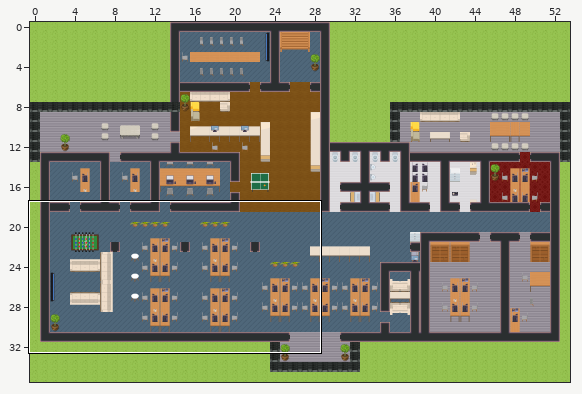
Tiled map (JSON): elunic-office.tmj. Above: a wide view before the commit, with the close-up outlined.
Close-up. Earlier state:
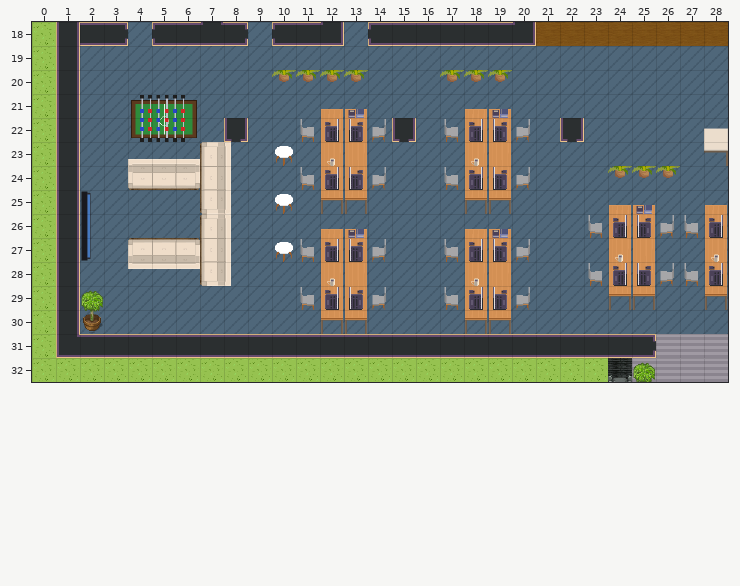
Cells are 32x32 px. Shown: x 0..28, y 18..32. The commit also changed other parts of the map, which this record leaves out.
And afterwards:
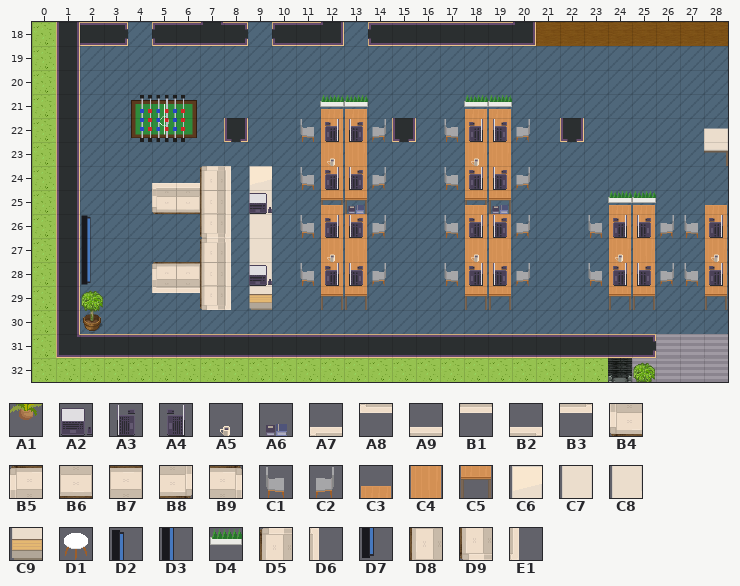
Key: from "WA_Decoration": A1 70; from "WA_Miscellaneous": A2 23, A3 24, A4 25, A5 59 flipped left-right, A6 74; from "WA_Seats": A7 0, A8 0 flipped up-down, A9 1, B1 1 flipped up-down, B2 2, B3 2 flipped up-down, B4 13, B5 13 flipped up-down, B6 14, B7 14 flipped up-down, B8 15, B9 15 flipped up-down, C1 119, C2 120; from "WA_Tables": C3 2, C4 12, C5 22, C6 70, C7 80, C8 100, C9 110, D1 130; from "elunic_custom": D2 5, D3 13, D4 15, D5 16, D6 17, D7 21, D8 24, D9 32, E1 33.
__ is an empty cell, .. an unchanged one.
The edit:
--- layer "furniture/furniture1"
@@ x 10..19 @@
-20 A1 A1 A1 A1 .. .. .. A1 A1 A1
+20 __ __ __ __ .. .. .. __ __ __
@@ x 2..26 @@
-23 .. .. A7 A9 B2 D5 D6 .. D1 .. .. .. .. .. .. .. .. .. .. .. .. .. .. .. ..
-24 .. .. B4 B6 B8 D8 .. __ .. .. .. .. .. .. .. .. .. .. .. .. .. .. A1 A1 A1
-25 D2 .. .. __ __ D9 .. __ D1 .. .. .. .. .. .. .. .. .. .. .. .. .. .. .. ..
-26 D3 .. .. .. .. D5 D6 __ .. .. .. .. .. .. .. .. .. .. .. .. .. .. .. .. ..
-27 D7 .. B5 B7 B9 D8 .. __ D1 .. .. .. .. .. .. .. .. .. .. .. .. .. .. .. ..
-28 __ .. A8 B1 B3 D9 .. __ .. .. .. .. .. .. .. .. .. .. .. .. .. .. .. .. ..
-29 .. .. .. __ __ __ __ __ .. .. .. .. .. .. .. .. .. .. .. .. .. .. .. .. ..
+23 .. .. __ __ __ __ __ .. __ .. .. .. .. .. .. .. .. .. .. .. .. .. .. .. ..
+24 .. .. __ A7 A9 D5 .. C6 .. .. .. .. .. .. .. .. .. .. .. .. .. .. __ __ __
+25 __ .. .. B4 B6 D8 .. C7 __ .. .. .. .. .. .. .. .. .. .. .. .. .. .. .. ..
+26 D2 .. .. .. .. D9 E1 C7 .. .. .. .. .. .. .. .. .. .. .. .. .. .. .. .. ..
+27 D3 .. __ __ __ D5 .. C7 __ .. .. .. .. .. .. .. .. .. .. .. .. .. .. .. ..
+28 D7 .. __ B5 B7 D8 .. C8 .. .. .. .. .. .. .. .. .. .. .. .. .. .. .. .. ..
+29 .. .. .. A8 B1 D9 E1 C9 .. .. .. .. .. .. .. .. .. .. .. .. .. .. .. .. ..
--- layer "furniture/furniture2"
@@ x 9..20 @@
-25 __ .. .. .. .. .. .. .. .. .. .. ..
-26 .. .. __ __ __ __ .. .. __ __ __ __
-27 .. .. C1 .. .. C2 .. .. C1 .. .. C2
-28 __ .. __ .. .. __ .. .. __ .. .. __
-29 .. .. C1 C4 C4 C2 .. .. C1 C4 C4 C2
-30 .. .. .. C5 C5 .. .. .. .. C5 C5 ..
+25 A2 .. .. .. .. .. .. .. .. .. .. ..
+26 .. .. C1 C4 C4 C2 .. .. C1 C4 C4 C2
+27 .. .. __ .. .. __ .. .. __ .. .. __
+28 A2 .. C1 .. .. C2 .. .. C1 .. .. C2
+29 .. .. __ C5 C5 __ .. .. __ C5 C5 __
+30 .. .. .. __ __ .. .. .. .. __ __ ..
--- layer "furniture/furniture3"
@@ x 12..19 @@
-25 __ __ .. .. .. .. __ __
-26 __ __ .. .. .. .. __ __
-27 A4 A3 .. .. .. .. A4 A3
-28 A5 __ .. .. .. .. A5 __
-29 A4 A3 .. .. .. .. A4 A3
+25 C3 A6 .. .. .. .. C3 A6
+26 A4 A3 .. .. .. .. A4 A3
+27 A5 __ .. .. .. .. A5 __
+28 A4 A3 .. .. .. .. A4 A3
+29 __ __ .. .. .. .. __ __
--- layer "above/above1"
@@ x 12..19 @@
-26 C3 C3 .. .. .. .. C3 C3
+26 __ __ .. .. .. .. __ __
--- layer "above/above2"
@@ x 12..19 @@
-21 __ A6 .. .. .. .. __ A6
+21 D4 D4 .. .. .. .. D4 D4
@@ x 13..25 @@
-25 .. .. .. .. .. .. .. .. .. .. .. __ A6
-26 A6 .. .. .. .. .. A6 .. .. .. .. .. ..
+25 .. .. .. .. .. .. .. .. .. .. .. D4 D4
+26 __ .. .. .. .. .. __ .. .. .. .. .. ..
